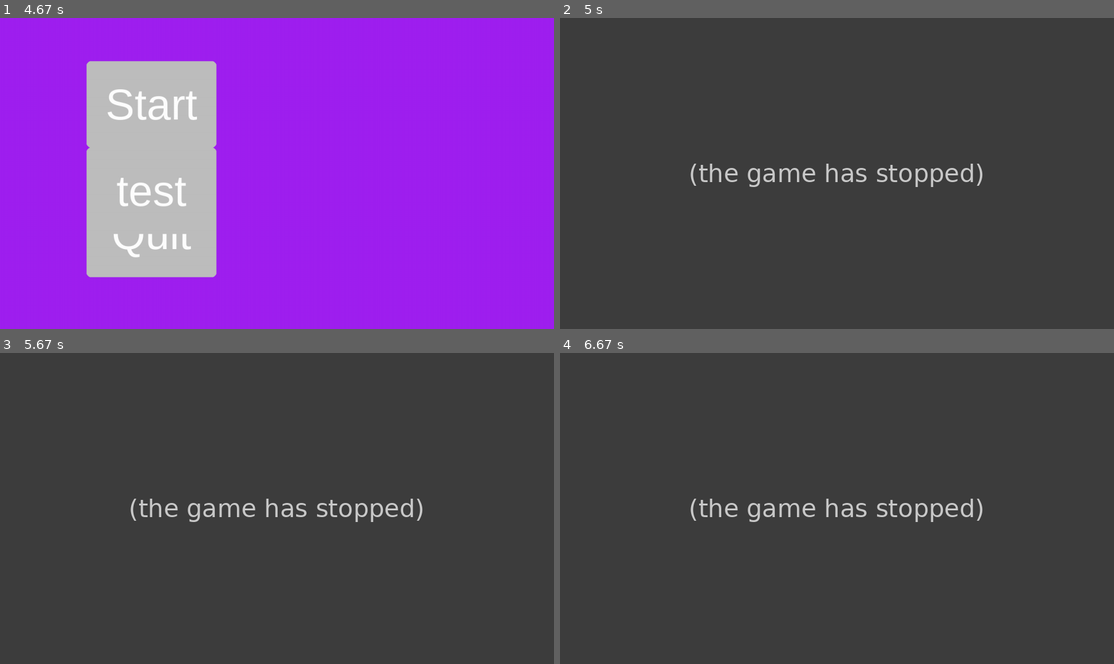
Above: before the commit, frames 1-4 (two rows, left to right).
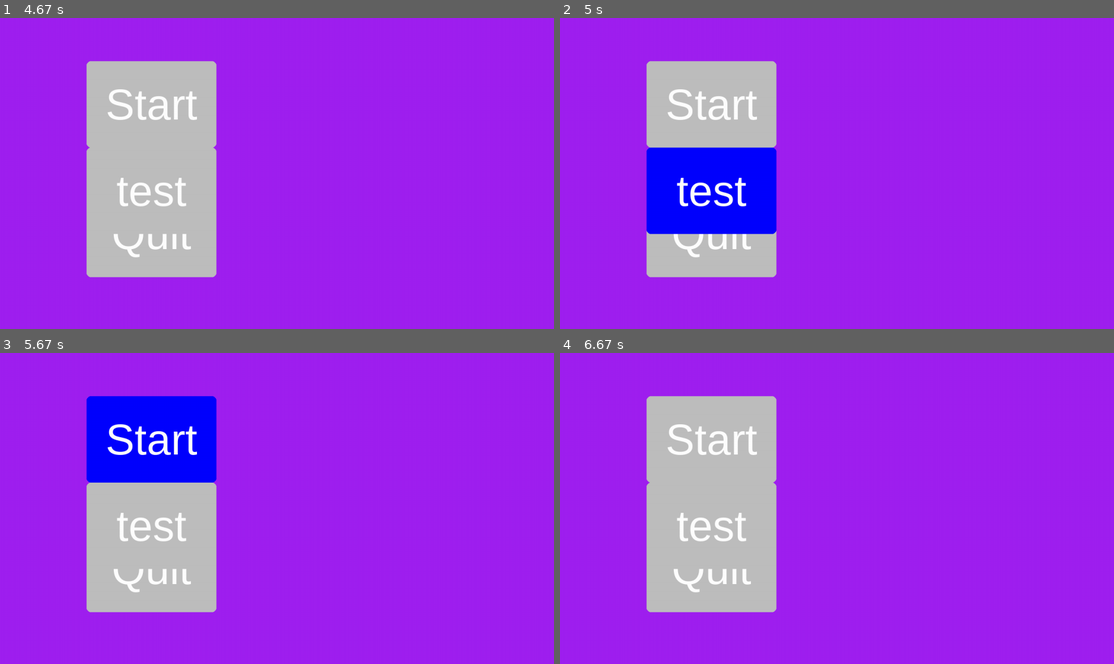
Above: after the commit, the same moments.

Repository: MathiasBenoni/IT
Game: pygame game, started from IT2/monster_rpg/main.py
Same seed, same stepped clock (60 frames per second), same inputs: the game is played once before the commit and once after it.
Inputs (mouse positions are in pixels of both pictures, inside the frame that each line leads up to):
- Up to frame 1 (4.67 s): click "Start" at 0.38 s; click (277, 195) at 0.72 s; click (105, 126) at 1.05 s; click (481, 282) at 1.38 s; click (144, 111) at 1.72 s; click (249, 254) at 2.05 s; click "Start" at 2.38 s; click (387, 148) at 2.72 s; click "Start" at 3.55 s; click (393, 117) at 3.88 s; click (116, 114) at 4.22 s; click (299, 161) at 4.55 s
- Up to frame 2 (5 s): click (676, 154) at 4.88 s
- Up to frame 3 (5.67 s): click (426, 542) at 5.22 s; click (155, 449) at 5.55 s
- Up to frame 4 (6.67 s): click (781, 496) at 6.38 s

Frame 1 is identical in both runs. In frame 2, 100% of the frame differs, in the area x 0-100%, y 0-100%; in frame 3, 100%; in frame 4, 100%.
Error before the commit: TypeError: 'NoneType' object is not callable (classes.py line 36); the game stopped at 4.88 s (later frames are placeholders)

Commit message:
Added buttons for quit and 'start'

Diff:
--- a/IT2/monster_rpg/classes.py
+++ b/IT2/monster_rpg/classes.py
@@ -28,12 +28,13 @@
     self.default_color = self.color
 
   def update(self, events):
-    clicked = False
+
     if self.is_hovering():
       self.color = 'blue'
 
       if self.clicked(events):
-        self.on_click()
+        if self.on_click:
+          self.on_click()
 
     else:
       self.color = self.default_color
@@ -41,8 +42,8 @@
   def clicked(self, events):
     for event in events:
       if event.type == pygame.MOUSEBUTTONDOWN and event.button == 1:
-        clicked = True
-        return clicked
+        return True
+
     return False
 
   def draw_button(self, screen):
--- a/IT2/monster_rpg/functions.py
+++ b/IT2/monster_rpg/functions.py
@@ -0,0 +1,8 @@
+import pygame
+
+def start_game():
+   print("START")
+
+def quit_game():
+  print("QUIT")
+  pygame.event.post(pygame.event.Event(pygame.QUIT))
--- a/IT2/monster_rpg/main.py
+++ b/IT2/monster_rpg/main.py
@@ -1,6 +1,6 @@
 import pygame
 from classes import *
-
+import functions as my_funcs
 HEIGHT = 720
 WIDTH = 1280
 
@@ -18,12 +18,11 @@
 player = Entety(10, False)
 enemy = Entety(10, True)
 
-def start_game():
-   print("START")
+
 
 buttons = [
-    Button(300, 200, 'gray', (200, 100), 'Start', start_game),
-    Button(300, 200, 'gray', (200, 400), 'Quit'),
+    Button(300, 200, 'gray', (200, 100), 'Start', my_funcs.start_game),
+    Button(300, 200, 'gray', (200, 400), 'Quit', my_funcs.quit_game),
     Button(300, 200, 'gray', (200, 300), 'test')
   ]
 
